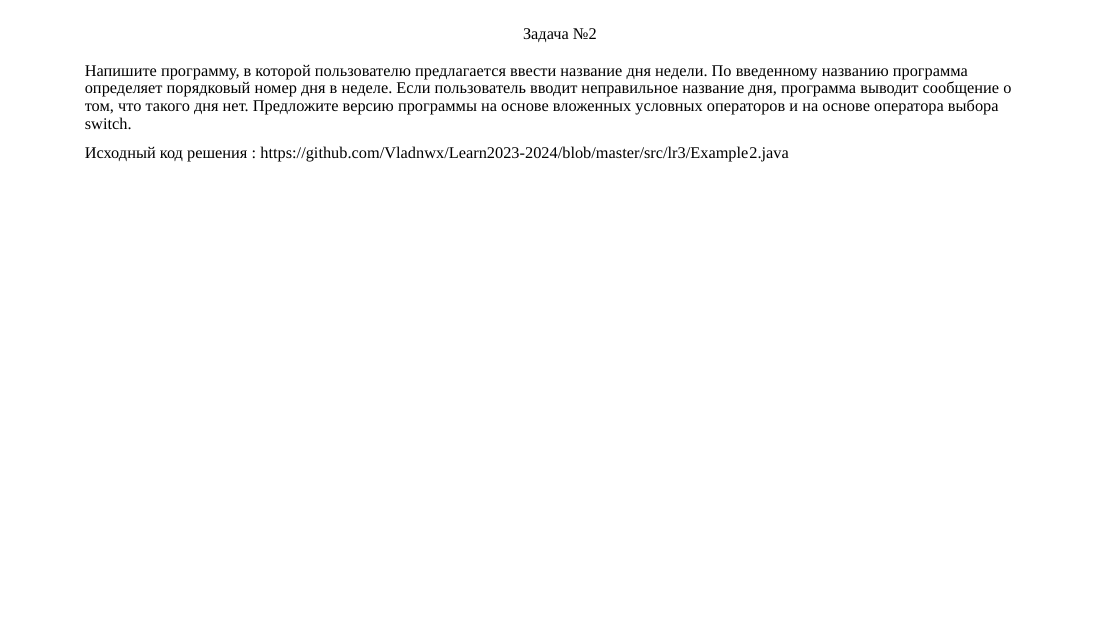
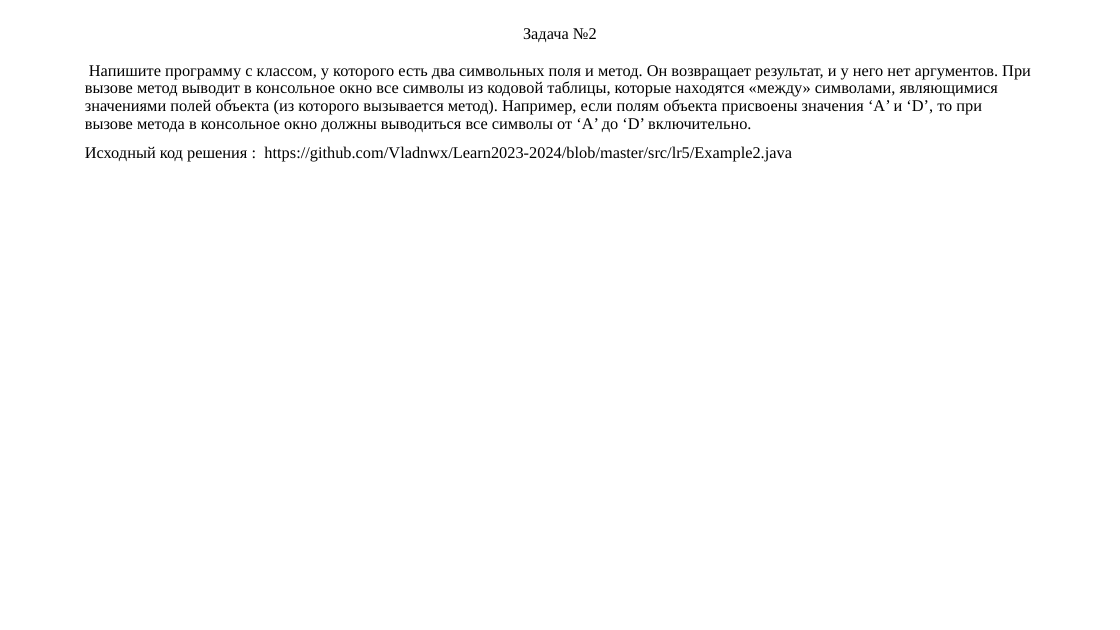
Before and after one commit to Vladnwx/Learn2023-2024, a slide deck: slide 4 of src/lr5/РИЗ-130916у Савельев В.Н. Отчет о выполнении ЛР5.pptx. Drawn at 1120x630 pixels with LibreOffice and Linux fonts; fonts in the diff are those of the drawing. Boxes give left, top, right and bottom in pixels: in the first picture for what was removed or moved away, otherwise in the second. Text is boxed around its words. In the diff, an @@ line names an element or a change of style, - is before the commit and + after.

```diff
--- a/src/lr5/РИЗ-130916у Савельев В.Н. Отчет о выполнении ЛР5.pptx
+++ b/src/lr5/РИЗ-130916у Савельев В.Н. Отчет о выполнении ЛР5.pptx
@@ text at (85,65,1031,162): text changed @@
-Напишите программу, в которой пользователю предлагается ввести название дня недели. По введенному названию программа определяет порядковый номер дня в неделе. Если пользователь вводит неправильное название дня, программа выводит сообщение о том, что такого дня нет. Предложите версию программы на основе вложенных условных операторов и на основе оператора выбора switch.
-Исходный код решения : https://github.com/Vladnwx/Learn2023-2024/blob/master/src/lr3/Example2.java
+Напишите программу с классом, у которого есть два символьных поля и метод. Он возвращает результат, и у него нет аргументов. При вызове метод выводит в консольное окно все символы из кодовой таблицы, которые находятся «между» символами, являющимися значениями полей объекта (из которого вызывается метод). Например, если полям объекта присвоены значения ‘A’ и ‘D’, то при вызове метода в консольное окно должны выводиться все символы от ‘A’ до ‘D’ включительно.
+Исходный код решения : https://github.com/Vladnwx/Learn2023-2024/blob/master/src/lr5/Example2.java
```
Also in this commit, not shown: 8 other slides changed, 4 slides removed.
